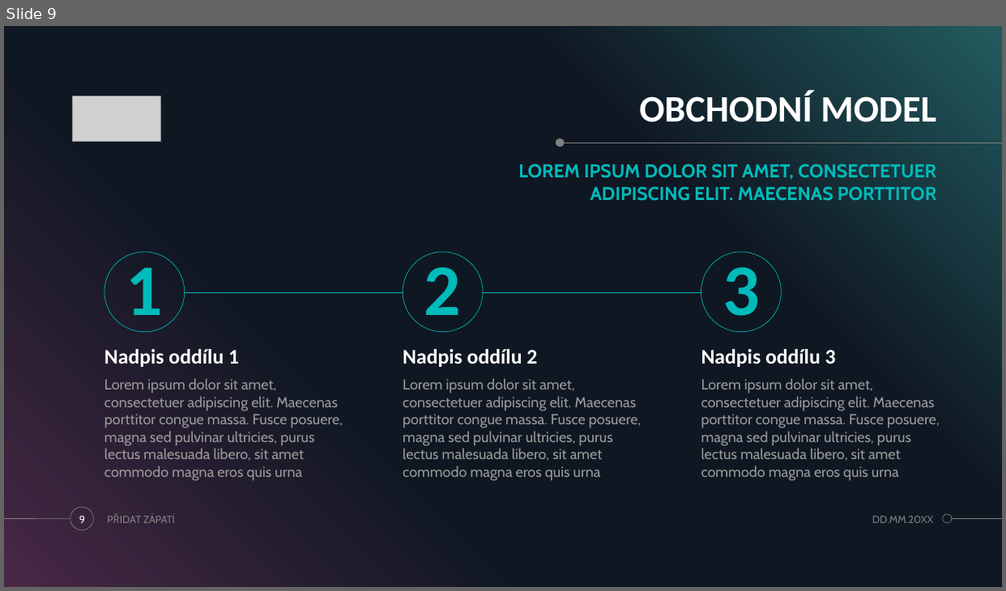
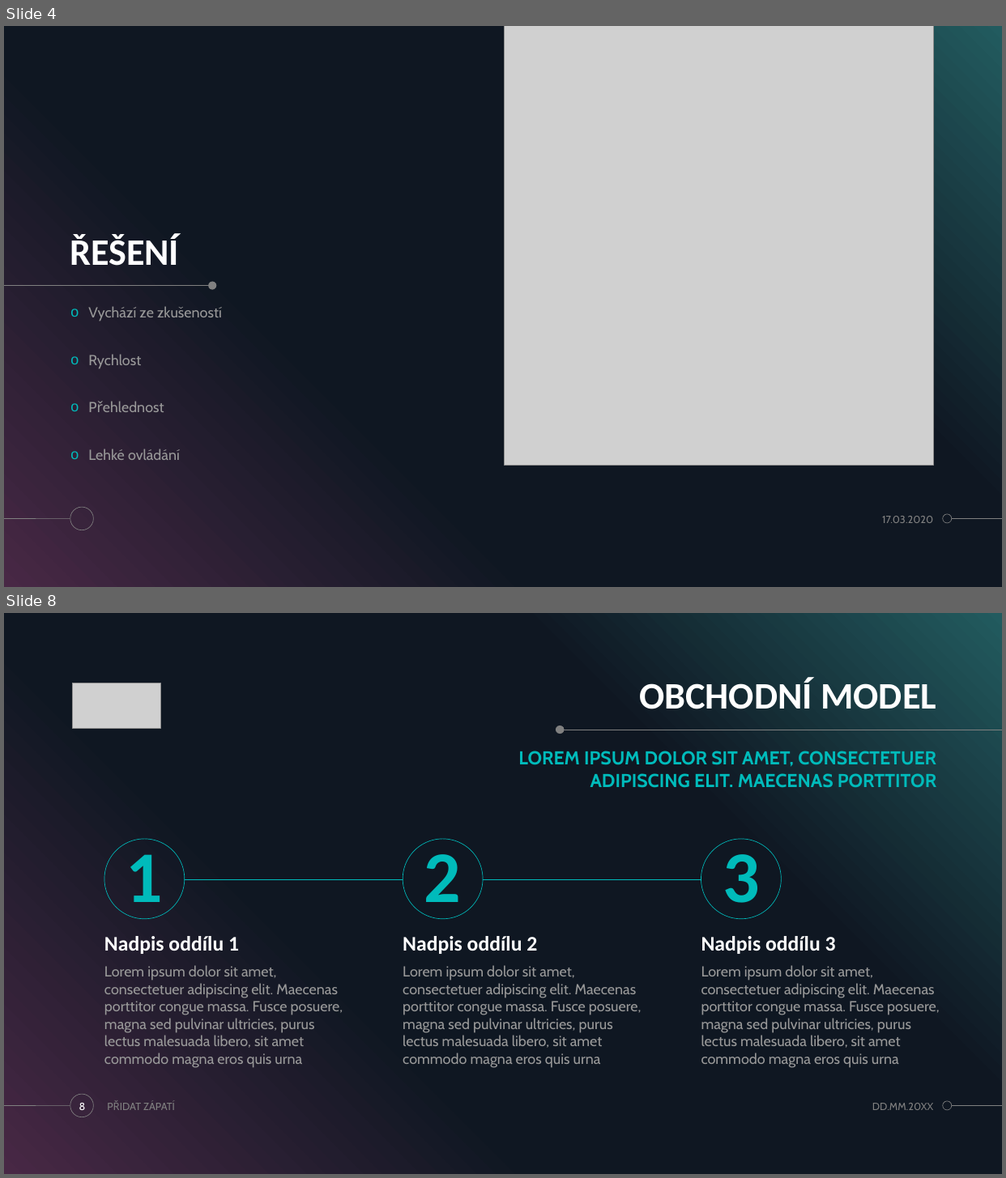
Before and after one commit to OpecenaPalacinka/UUR, a slide deck: Casomira/Prezentace casomiry.pptx. Shown one above the other, each under a label of ours: slide 9 before the commit, slides 4 and 8 after it; the slides between them are not shown. The pictures are 1006x591 and 1006x1178 pixels, drawn with LibreOffice and Linux fonts; fonts in the diff are those of the drawing; grey boxes stand for pictures. Boxes give left, top, right and bottom in pixels: in the first picture for what was removed or moved away, otherwise in the second. Text is boxed around its words. In the diff, an @@ line names an element or a change of style, - is before the commit and + after.

```diff
--- a/Casomira/Prezentace casomiry.pptx
+++ b/Casomira/Prezentace casomiry.pptx
@@ slide 4 added at <box>4,26,1002,587</box>, background #000000; not listed: 5 template elements that a slide beside it also shows @@
@@ picture added at <box>504,26,934,466</box> @@
@@ title added at <box>70,234,179,266</box>, 36 pt, text #FFFFFF, bold @@
+ŘEŠENÍ
@@ line added from (4, 286) to (215, 286), #808080 0.5 pt @@
@@ ellipse added at <box>208,281,216,289</box>, fill #808080 @@
@@ text added at <box>88,306,222,460</box>, 14 pt, text #999999 @@
+o Vychází ze zkušeností
+o Rychlost
+o Přehlednost
+o Lehké ovládání
@@ text added at <box>882,516,933,523</box>, 10 pt, text #808080 @@
+17.03.2020
@@ what was slide 9 is now slide 8 @@
@@ page number at <box>79,1103,86,1110</box>: text changed @@
-9
+8
```
Also in this commit, not shown: 6 other slides added, 8 slides removed, 2 other files.
